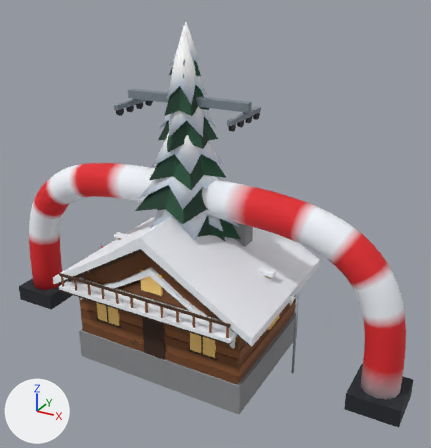
What one commit did to the Blender file tools/models.blend.
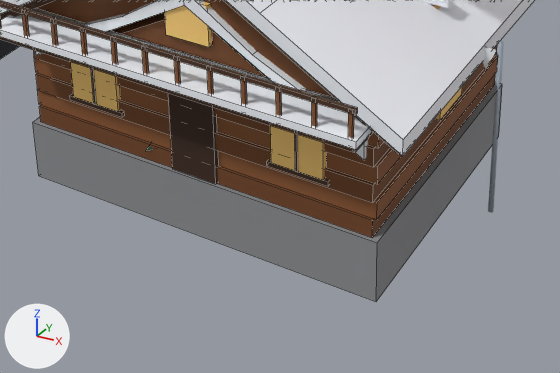
Each version appears first whole from a 50 mm camera at (12.6, -20.5, 16.3) aimed at (0.9, 0.7, 5.7), and next in a close-up on the part from 15% to 75% of the width and 61% to 100% of the height. Every picture has the same lights, and +X, +Y and +Z are marked at lower left. The older version's two pictures come first. The close-ups show mesh edges as thin lines.

Names of what the first close-up shows: 'Banner', 'Chalet', 'MountainHut' and 2 more.
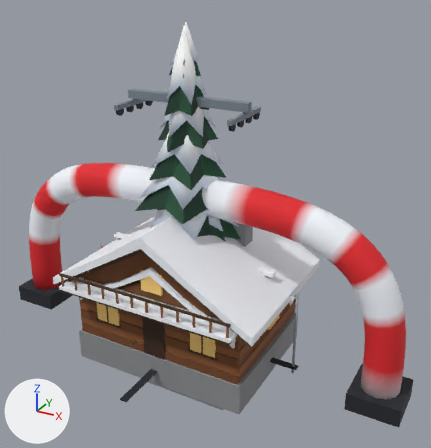
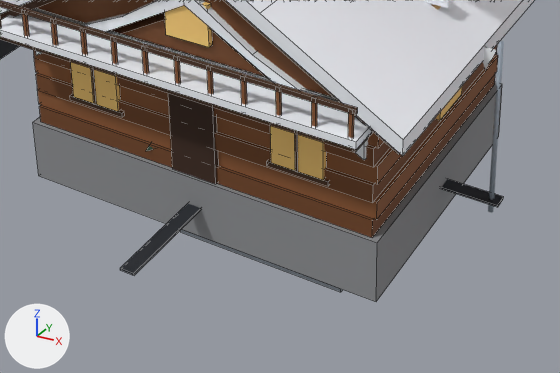
Diff of the bpy script that builds the scene:
```diff
--- a/tools/models.blend.py
+++ b/tools/models.blend.py
@@ me_helirotor @@
+me_helirotor.from_pydata(...)  # a box spanning x 0.0..5.4, y -0.16..0.16, z -0.02..0.02; a box spanning x -0.16..0.16, y 0.0..5.4, z -0.02..0.02; a box spanning x -5.4..0.0, y -0.16..0.16, z -0.02..0.02; a box spanning x -0.16..0.16, y -5.4..0.0, z -0.02..0.02; a 10-sided cut cone along z (radius 0.25 at the low end, 0.2 at the high end) spanning x -0.25..0.25, y -0.24..0.24, z -0.1..0.15
+for i in [*range(24, 36)]: me_helirotor.polygons[i].use_smooth = True
+me_helirotor.materials.append(mat_vcol)
@@ me_heli @@
+me_heli.from_pydata(...)  # 382 vertices, 304 faces; spans x -6.65..3.24, y -1.11..1.11, z -2.8..0.35
+me_heli.materials.append(mat_vcol)
@@ ob_helirotor @@
+ob_helirotor = bpy.data.objects.new('HeliRotor', me_helirotor)
+ob_helirotor.location = (0.0, 0.0, 0.0)
@@ ob_heli @@
+ob_heli = bpy.data.objects.new('Heli', me_heli)
+ob_heli.location = (0.0, 0.0, 0.0)
```

Location of each change, (x1, y1, x2, y2) in pixels of the close-ups (560 x 373 px):
'HeliRotor', added (mostly hidden)
    after: (120, 179, 503, 275)
'Heli', added (mostly hidden)
    after: (181, 229, 343, 292)
